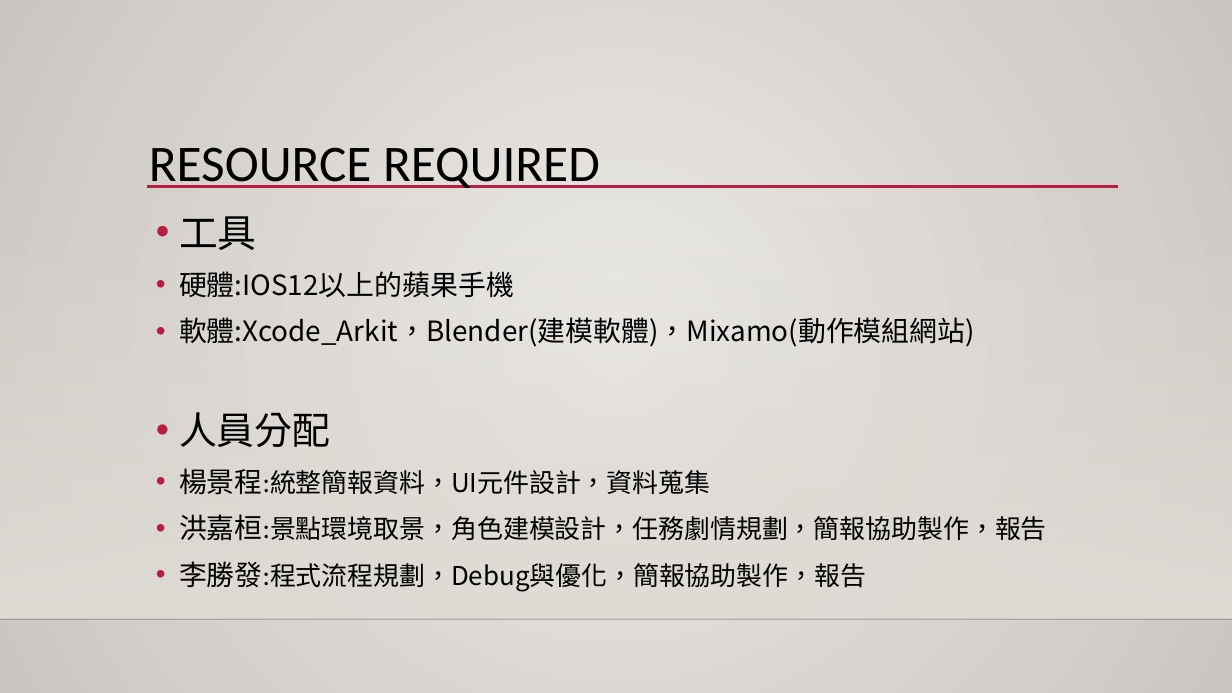
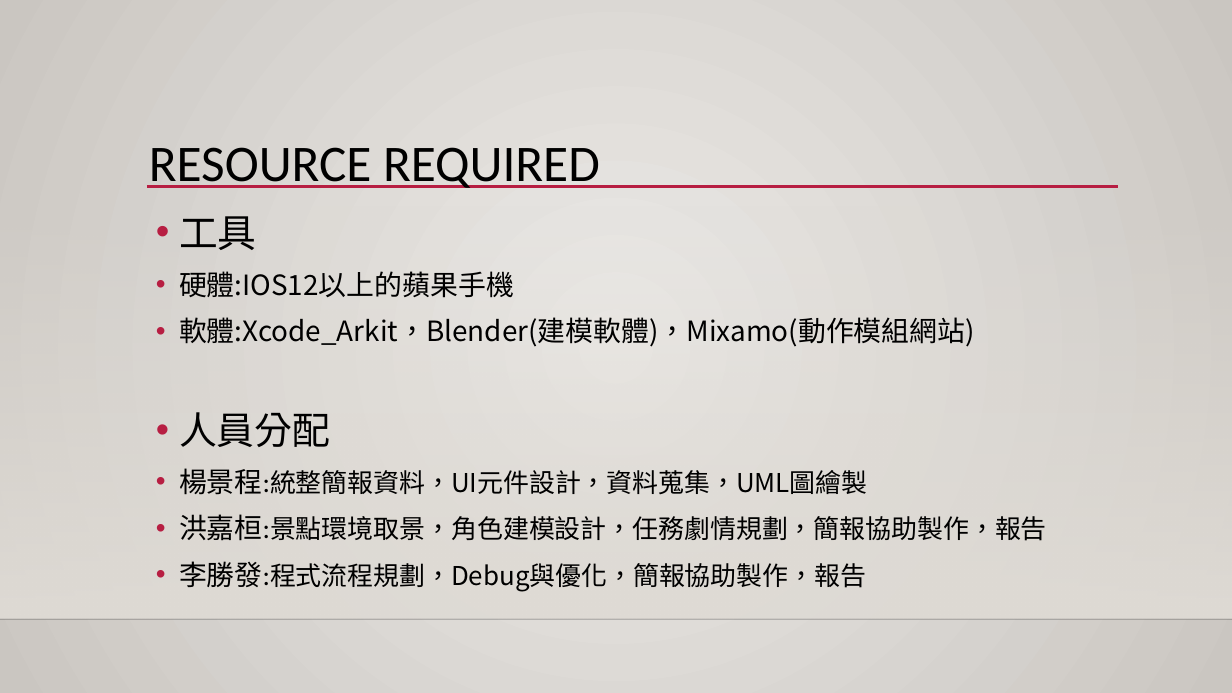
Before and after one commit to 02543420/107_SE_Team-12, a slide deck: slide 16 of 擴增實境之角色扮演遊戲(期中報告)(2).pptx. Drawn at 1232x693 pixels with LibreOffice and Linux fonts; fonts in the diff are those of the drawing; background and template pictures are left out. Boxes give left, top, right and bottom in pixels: in the first picture for what was removed or moved away, otherwise in the second. Text is boxed around its words. In the diff, an @@ line names an element or a change of style, - is before the commit and + after.

Commit message:
Add files via upload
小小更新

```diff
--- a/擴增實境之角色扮演遊戲(期中報告)(2).pptx
+++ b/擴增實境之角色扮演遊戲(期中報告)(2).pptx
@@ text at box(179, 468, 867, 495): text changed @@
-• 楊景程:統整簡報資料，UI元件設計，資料蒐集
+• 楊景程:統整簡報資料，UI元件設計，資料蒐集，UML圖繪製
```
